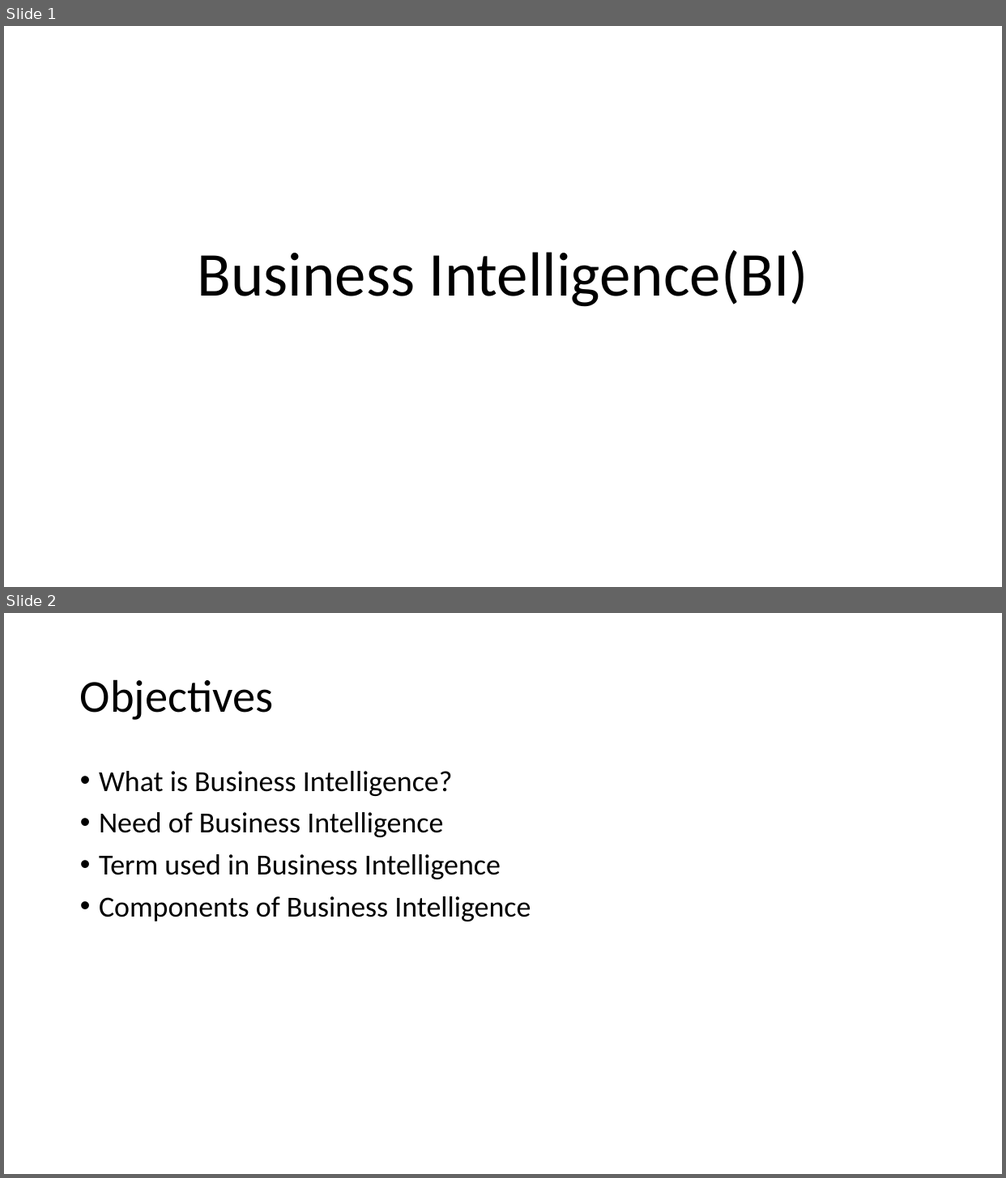
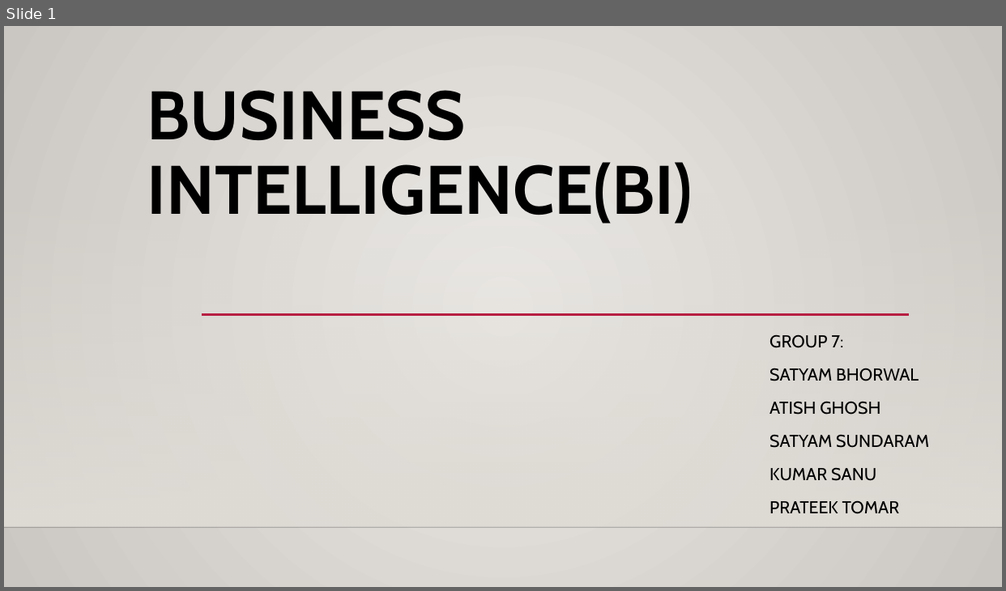
Before and after one commit to tomarprateek/ujl, a slide deck: Business Intelligence(BI).pptx. Shown one above the other, each under a label of ours: slides 1 and 2 before the commit, slide 1 after it. The pictures are 1006x1178 and 1006x591 pixels, drawn with LibreOffice and Linux fonts; fonts in the diff are those of the drawing; background and template pictures are left out. Boxes give left, top, right and bottom in pixels: in the first picture for what was removed or moved away, otherwise in the second. Text is boxed around its words. In the diff, an @@ line names an element or a change of style, - is before the commit and + after.

```diff
--- a/Business Intelligence(BI).pptx
+++ b/Business Intelligence(BI).pptx
@@ slide 2 removed at [4, 613, 1002, 1174], background #FFFFFF @@
@@ title removed at [80, 679, 274, 720] @@
-Objectives
@@ text removed at [99, 771, 530, 922] @@
-• What is Business Intelligence?
-• Need of Business Intelligence
-• Term used in Business Intelligence
-• Components of Business Intelligence
@@ slide 1 changed as well @@
@@ background #FFFFFF to gradient #ECEAE7 to #CAC7C1 @@
@@ title at [147, 90, 692, 224]: text changed; size 60 to 66 pt; font Calibri to Cabin; bold on @@
-Business Intelligence(BI)
+BUSINESS INTELLIGENCE(BI)
@@ rectangle added at [4, 191, 1002, 527], fill gradient #DFDBD5 @@
@@ line added from (202, 315) to (909, 315), #B71E42 2.5 pt @@
@@ subtitle added at [769, 335, 929, 514], 16.6 pt, text #000000 @@
+GROUP 7:
+SATYAM BHORWAL
+ATISH GHOSH
+SATYAM SUNDARAM
+KUMAR SANU
+PRATEEK TOMAR
@@ line added from (4, 527) to (1002, 527), #000001 1 pt @@
```
Also in this commit, not shown: 4 other slides changed, 25 slides added.
